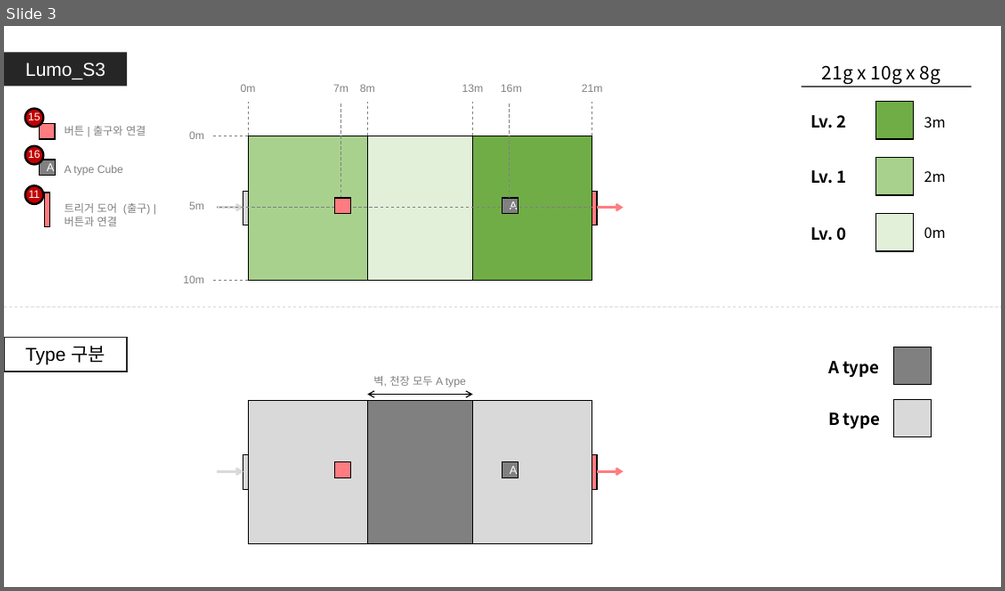
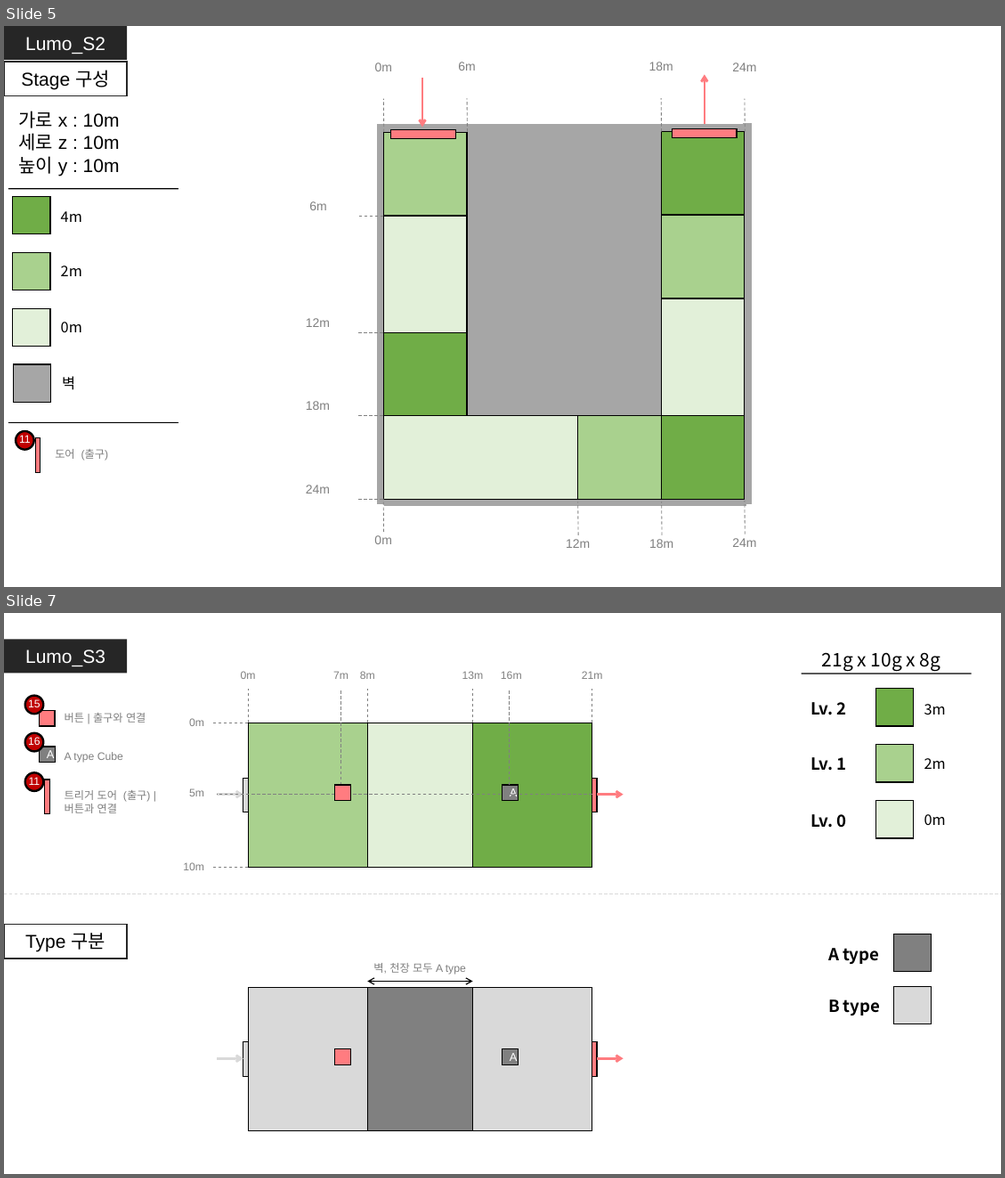
Before and after one commit to GGMGangsterHamster/GangsterHamster, a slide deck: Documents/LevelDesign/LumoStage/Lumo_Stage.pptx. Shown one above the other, each under a label of ours: slide 3 before the commit, slides 5 and 7 after it; the slides between them are not shown. The pictures are 1005x591 and 1005x1178 pixels, drawn with LibreOffice and Linux fonts; fonts in the diff are those of the drawing. Boxes give left, top, right and bottom in pixels: in the first picture for what was removed or moved away, otherwise in the second. Text is boxed around its words. In the diff, an @@ line names an element or a change of style, - is before the commit and + after.

```diff
--- a/Documents/LevelDesign/LumoStage/Lumo_Stage.pptx
+++ b/Documents/LevelDesign/LumoStage/Lumo_Stage.pptx
@@ slide 5 added at (x1=4, y1=26, x2=1001, y2=587), background #FFFFFF @@
@@ rectangle added at (x1=4, y1=26, x2=127, y2=61), fill #262626, 18 pt, text #FFFFFF @@
+Lumo_S2
@@ rectangle added at (x1=4, y1=62, x2=127, y2=96), fill #FFFFFF, outline #262626 1.5 pt, 18 pt, text #000000 @@
+Stage 구성
@@ group added at (x1=306, y1=62, x2=756, y2=548): 16 rectangles, 12 texts, 12 lines, 2 arrows @@
+0m
+6m
+12m
+18m
+24m
+6m
+0m
+12m
+18m
+24m
+18m
+24m
@@ group added at (x1=8, y1=111, x2=178, y2=402): 5 texts, 4 rectangles, 1 line @@
+가로 x : 10m
+세로 z : 10m
+높이 y : 10m
+0m
+2m
+4m
+벽
@@ line added from (8, 422) to (178, 422), #000000 1 pt @@
@@ group added at (x1=16, y1=431, x2=109, y2=473): 2 texts, 1 ellipse, 1 rectangle @@
+도어 (출구)
+11
@@ what was slide 3 is now slide 7 @@
```
Also in this commit, not shown: 3 slides changed, 9 other slides added, 2 other files.
